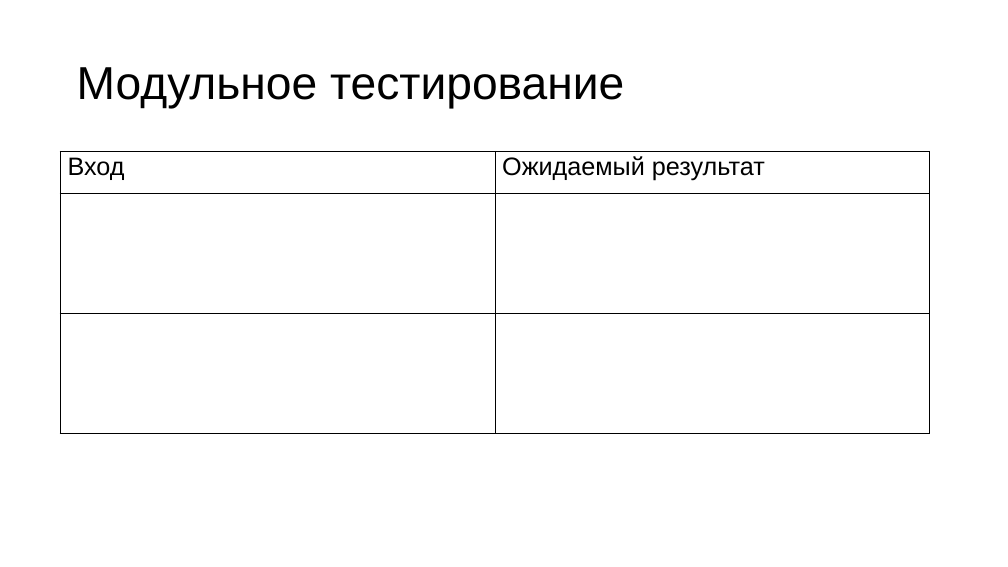
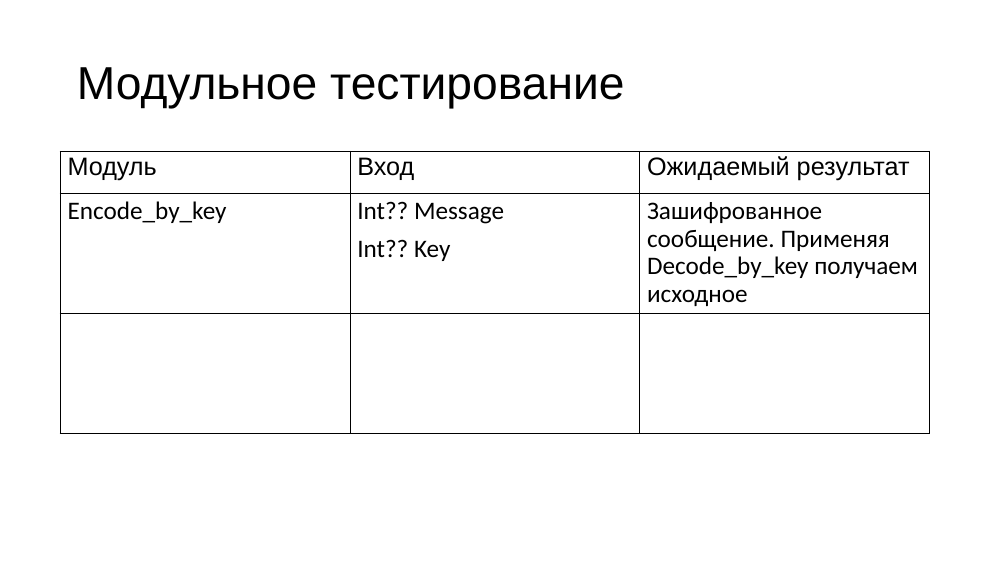
Before and after one commit to KozinOleg97/diplom, a slide deck: slide 22 of Vkr_p2.ppt. Drawn at 1008x567 pixels with LibreOffice and Linux fonts; fonts in the diff are those of the drawing. Boxes give left, top, right and bottom in pixels: in the first picture for what was removed or moved away, otherwise in the second. Text is boxed around its words. In the diff, an @@ line names an element or a change of style, - is before the commit and + after.

```diff
--- a/Vkr_p2.ppt
+++ b/Vkr_p2.ppt
@@ table at (60,151,929,433) @@
-column 1: Вход |  | 
-column 2: Ожидаемый результат |  | 
+column 1: Модуль | Encode_by_key | 
+column 2: Вход | Int?? Message / Int?? Key | 
+column 3: Ожидаемый результат | Зашифрованное сообщение. Применяя Decode_by_key получаем исходное | 
```
Also in this commit, not shown: 3 other slides changed, 2 slides added, 2 slides removed, 1 other file.
